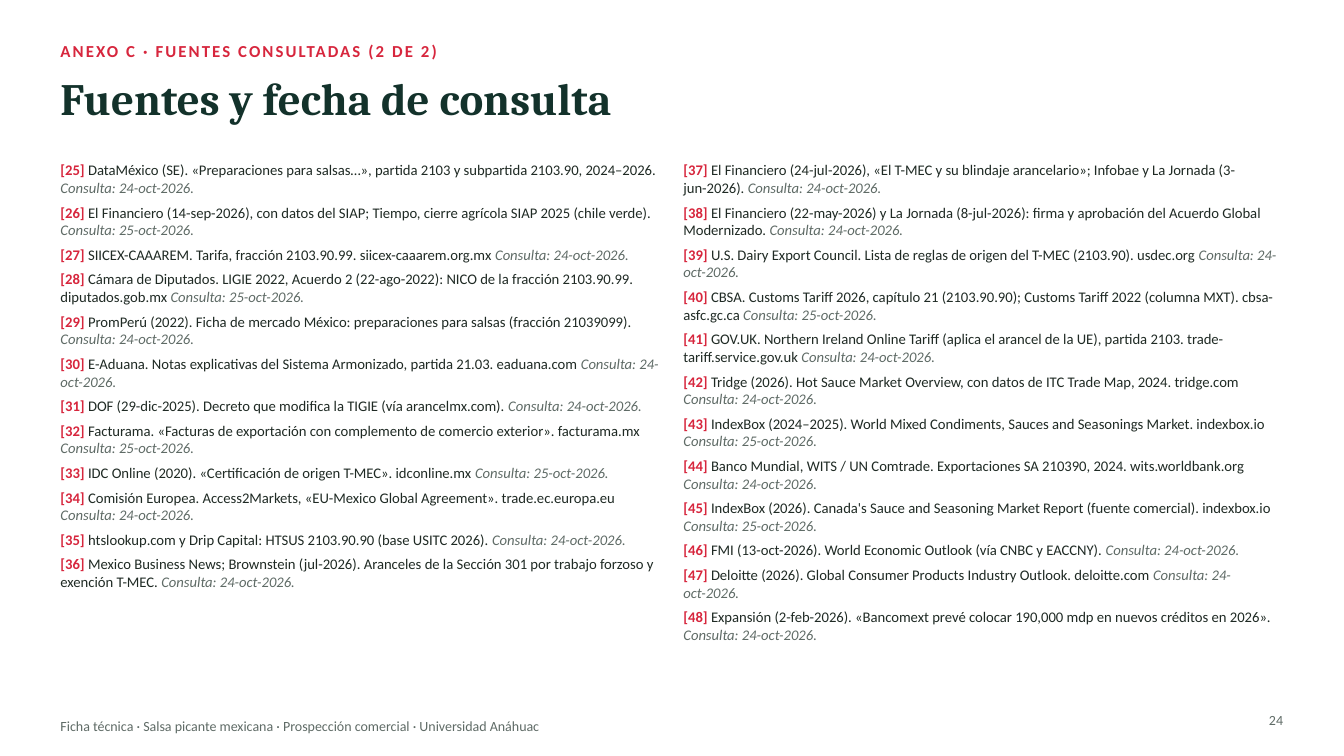
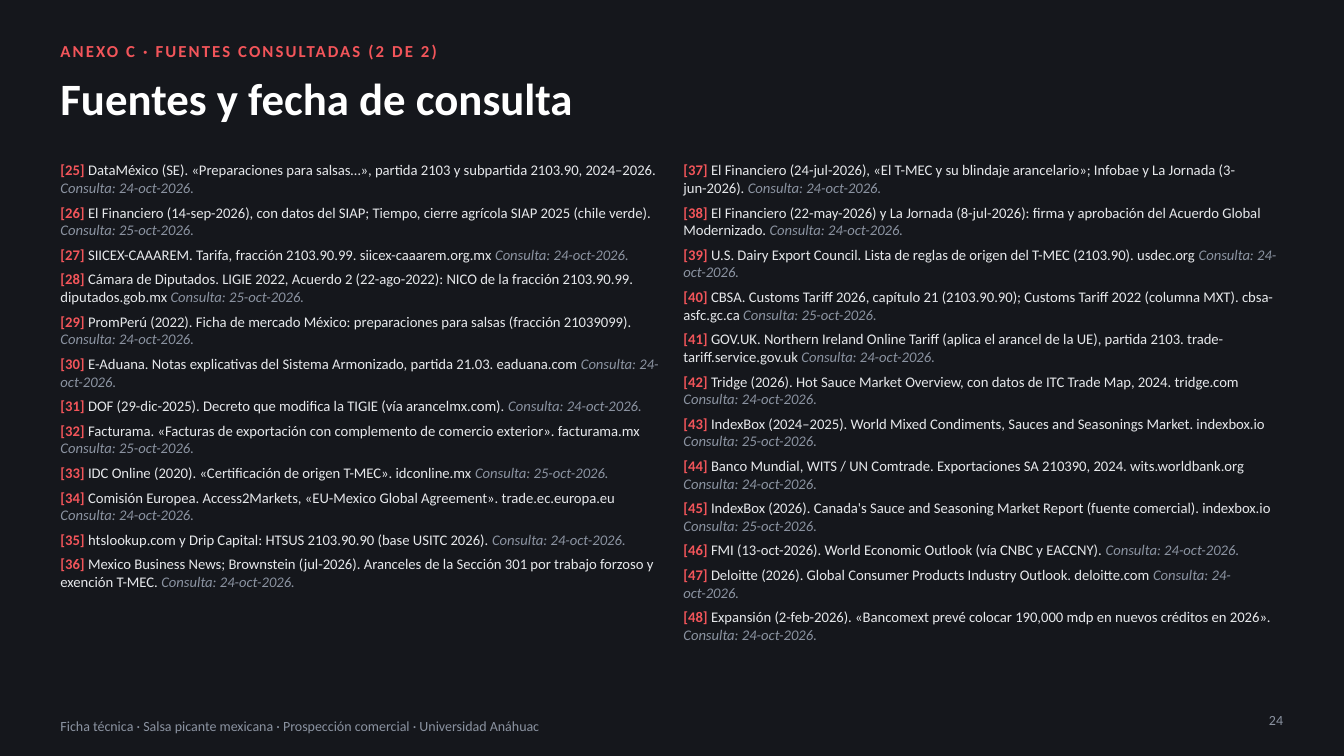
Before and after one commit to psiantonioochoa-design/Arquitectura, a slide deck: slide 24 of comercio-exterior/Ficha técnica · Salsa picante · Viabilidad arancelaria y de mercado.pptx. Drawn at 1344x756 pixels with LibreOffice and Linux fonts; fonts in the diff are those of the drawing. Boxes give left, top, right and bottom in pixels: in the first picture for what was removed or moved away, otherwise in the second. Text is boxed around its words. In the diff, an @@ line names an element or a change of style, - is before the commit and + after.

```diff
--- a/comercio-exterior/Ficha técnica · Salsa picante · Viabilidad arancelaria y de mercado.pptx
+++ b/comercio-exterior/Ficha técnica · Salsa picante · Viabilidad arancelaria y de mercado.pptx
@@ background #FFFFFF to #15171C @@
@@ text "ANEXO C · FUENTES CONSULTADAS ..." at [126, 46, 429, 57]: text colour #D7263D to #F2555A @@
@@ title "Fuentes y fecha de consulta" at [60, 83, 573, 122]: font Cambria to Calibri, text colour #13322B to #FFFFFF @@
@@ text "[25] DataMéxico (SE). «Preparaciones para ..." at [60, 164, 658, 587]: text colour #D7263D to #F2555A in "[25]", "[26]", "[27]", "[28]" and 8 more places; text colour #1F2A24 to #E6E8EB in "DataMéxico (SE). «Preparaciones para salsas…», partida 2103 ...", "El Financiero (14-sep-2026), con datos del SIAP; ...", "SIICEX-CAAAREM. Tarifa, fracción 2103.90.99. siicex-caaarem. ...", "Cámara de Diputados. LIGIE 2022, Acuerdo 2 ..." and 8 more places; text colour #5F6B66 to #8B93A1 in "Consulta: 24-oct-2026.", "Consulta: 25-oct-2026.", "Consulta: 24-oct-2026.", "Consulta: 25-oct-2026." and 8 more places @@
@@ text "[37] El Financiero (24-jul-2026), «El ..." at [683, 164, 1276, 640]: text colour #D7263D to #F2555A in "[37]", "[38]", "[39]", "[40]" and 8 more places; text colour #1F2A24 to #E6E8EB in "El Financiero (24-jul-2026), «El T-MEC y su ...", "El Financiero (22-may-2026) y La Jornada (8-jul-2026): ...", "U.S. Dairy Export Council. Lista de reglas ...", "CBSA. Customs Tariff 2026, capítulo 21 (2103.90.90); ..." and 8 more places; text colour #5F6B66 to #8B93A1 in "Consulta: 24-oct-2026.", "Consulta: 24-oct-2026.", "Consulta: 24-oct-2026.", "Consulta: 25-oct-2026." and 8 more places @@
@@ text "Ficha técnica · Salsa picante ..." at [60, 721, 539, 733]: text colour #5F6B66 to #8B93A1 @@
@@ page number at [1269, 716, 1283, 725]: text colour #5F6B66 to #8B93A1 @@
```
Also in this commit, not shown: 23 other slides changed, 1 other file.
